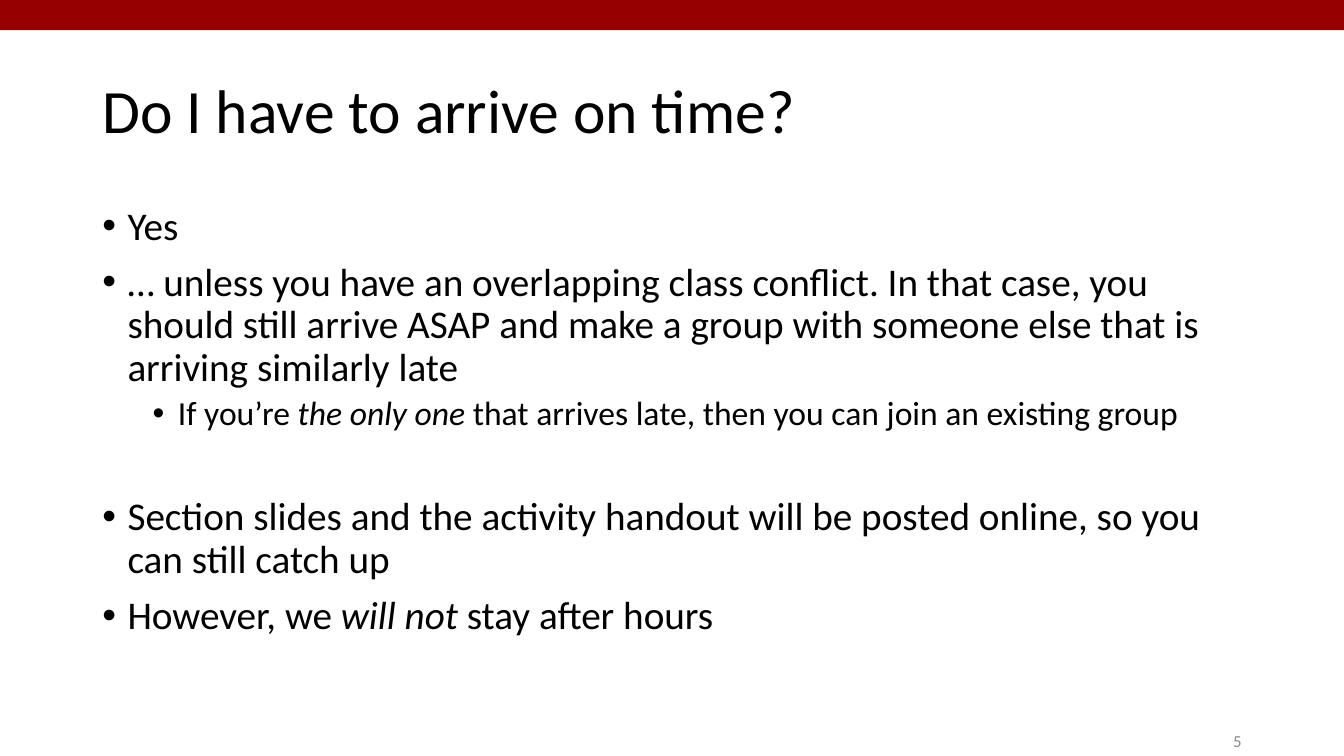
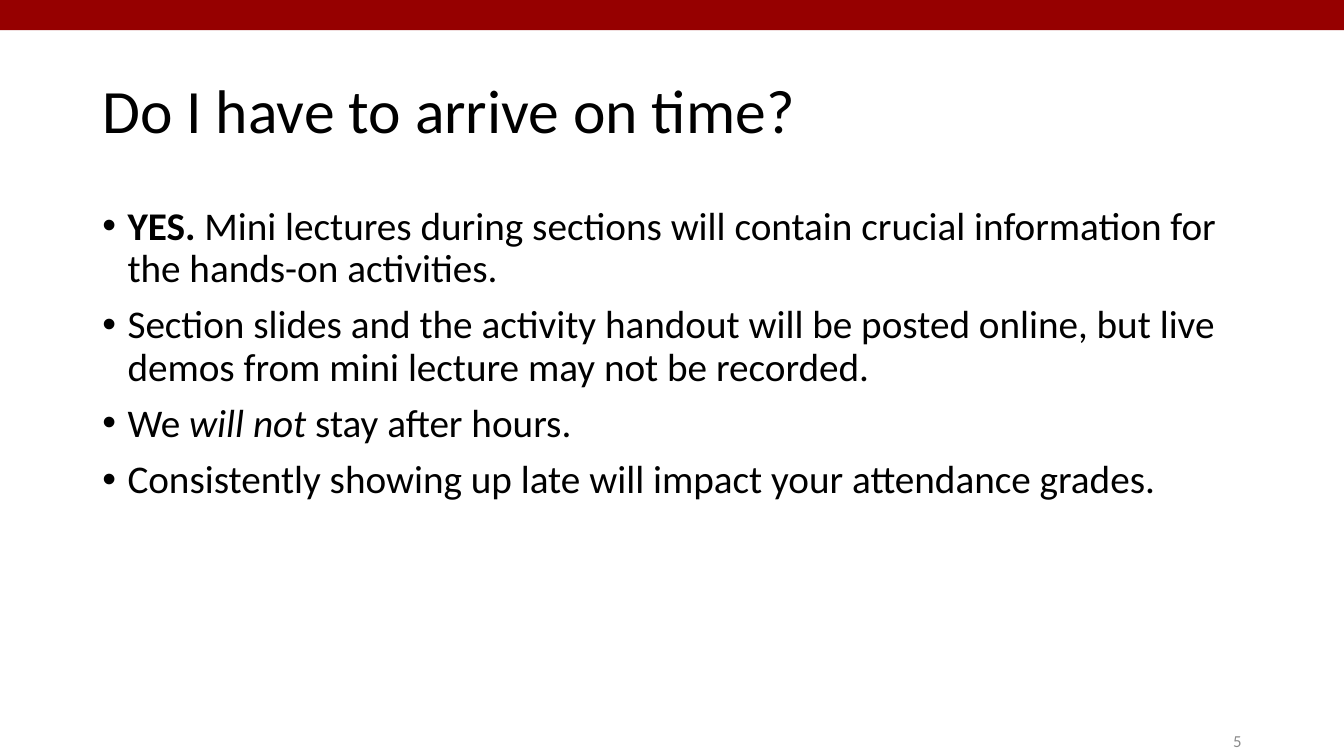
Before and after one commit to StanfordASL/PoRA-I-Sections, a slide deck: slide 5 of s1/slides/s1.pptx. Drawn at 1344x756 pixels with LibreOffice and Linux fonts; fonts in the diff are those of the drawing. Boxes give left, top, right and bottom in pixels: in the first picture for what was removed or moved away, otherwise in the second. Text is boxed around its words. In the diff, an @@ line names an element or a change of style, - is before the commit and + after.

Commit message:
update s1 slides

```diff
--- a/s1/slides/s1.pptx
+++ b/s1/slides/s1.pptx
@@ text at (x1=128, y1=212, x2=1215, y2=500): text changed @@
-• Yes
-• … unless you have an overlapping class conflict. In that case, you should still arrive ASAP and make a group with someone else that is arriving similarly late
-  • If you’re the only one that arrives late, then you can join an existing group
-• Section slides and the activity handout will be posted online, so you can still catch up
-• However, we will not stay after hours
+• YES. Mini lectures during sections will contain crucial information for the hands-on activities.
+• Section slides and the activity handout will be posted online, but live demos from mini lecture may not be recorded.
+• We will not stay after hours.
+• Consistently showing up late will impact your attendance grades.
```
Also in this commit, not shown: 6 other slides changed, 3 slides added, 6 slides removed, 4 other files.
